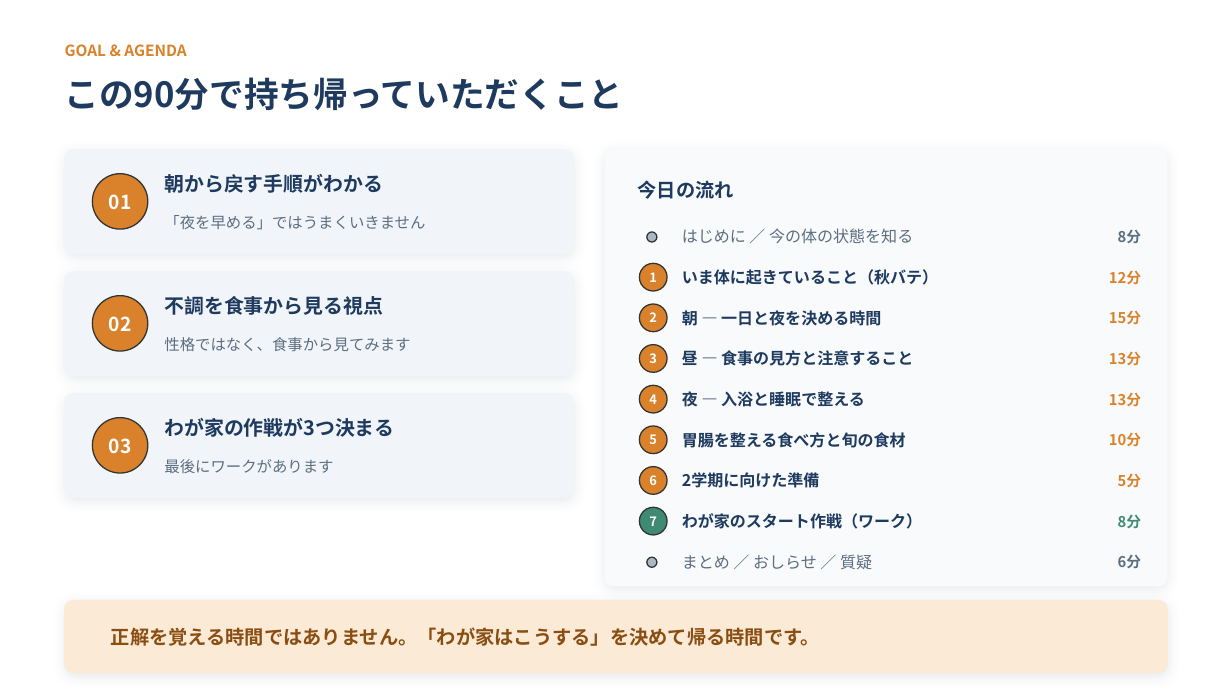
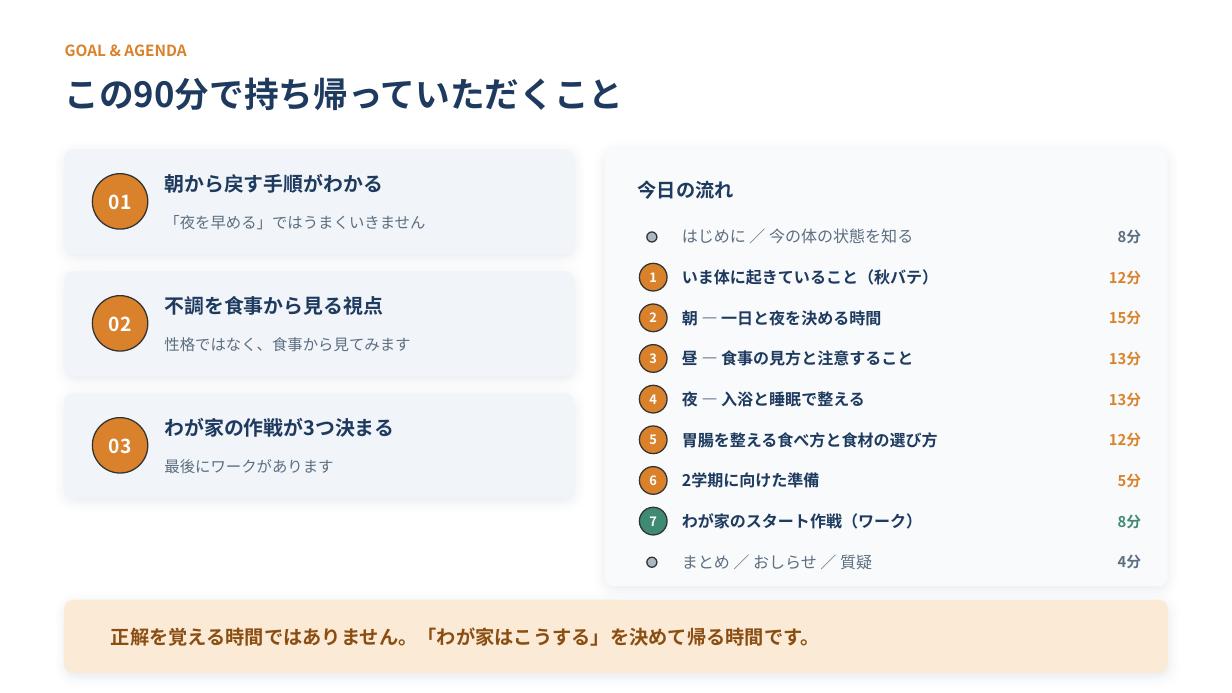
Before and after one commit to xxhmannasuimhxx/-, a slide deck: slide 3 of 夏休みの終わり_第2回_食と生活リズムの整え方.pptx. Drawn at 1232x693 pixels with LibreOffice and Linux fonts; fonts in the diff are those of the drawing. Boxes give left, top, right and bottom in pixels: in the first picture for what was removed or moved away, otherwise in the second. Text is boxed around its words. In the diff, an @@ line names an element or a change of style, - is before the commit and + after.

```diff
--- a/夏休みの終わり_第2回_食と生活リズムの整え方.pptx
+++ b/夏休みの終わり_第2回_食と生活リズムの整え方.pptx
@@ text at <box>682,432,938,448</box>: text changed @@
-胃腸を整える食べ方と旬の食材
+胃腸を整える食べ方と食材の選び方
@@ text at <box>1109,433,1141,446</box>: text changed @@
-10分
+12分
@@ text at <box>1118,555,1142,568</box>: text changed @@
-6分
+4分
```
Also in this commit, not shown: 1 other slide changed, 2 slides added, 1 slide removed, 1 other file.
